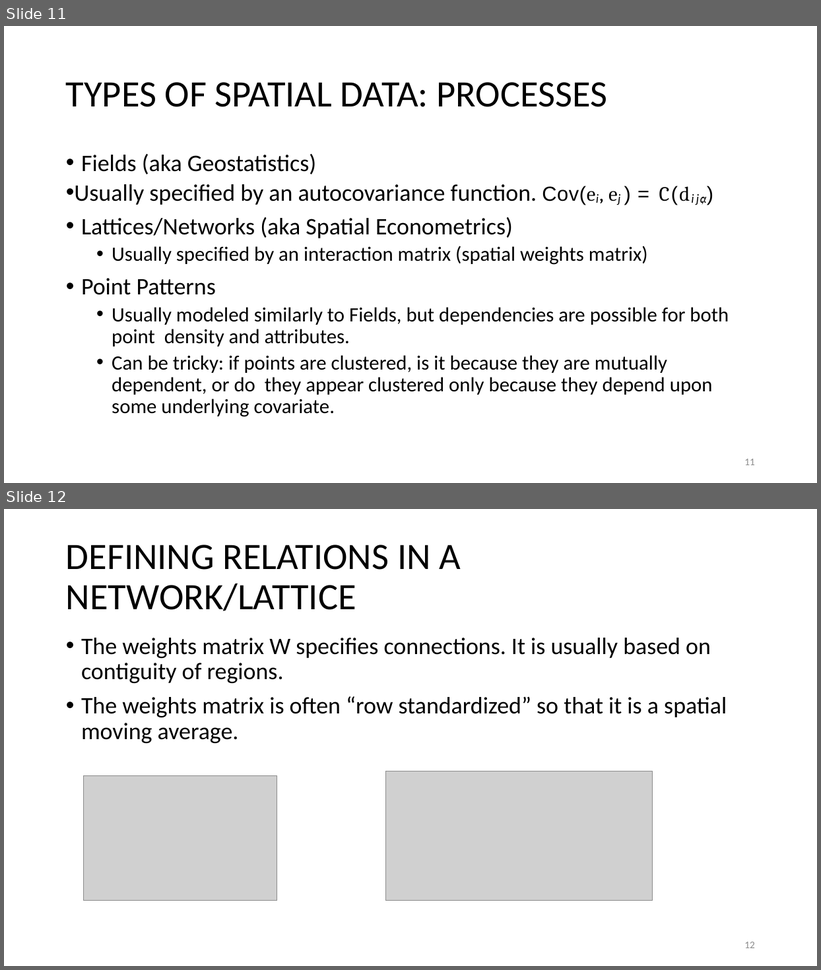
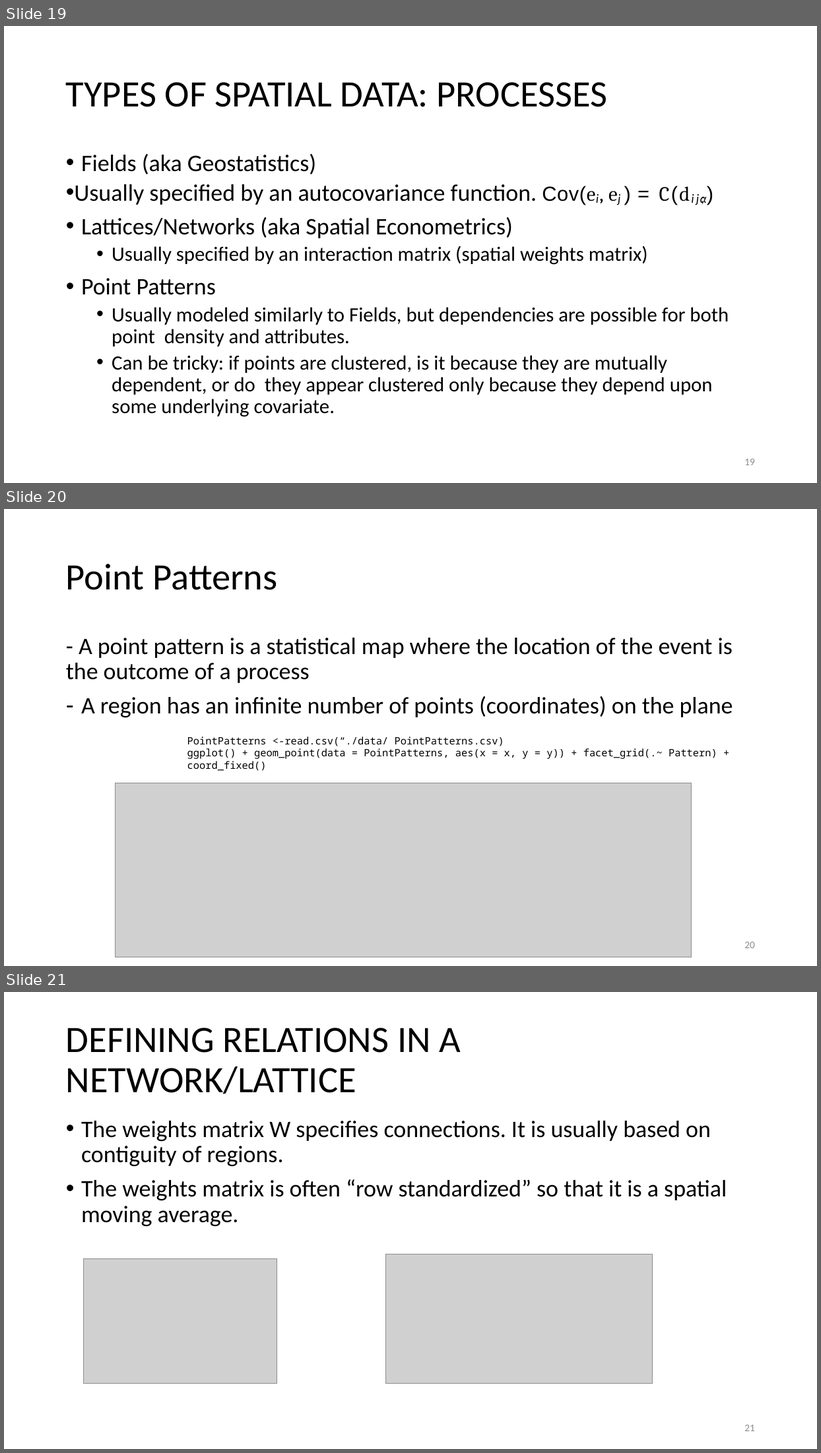
Before and after one commit to rcc-uchicago/SpatialStatistics_R, a slide deck: A QUICK INTRODUCTION TO SPATIAL STATISTICS.pptx. Shown one above the other, each under a label of ours: slides 11 and 12 before the commit, slides 19, 20 and 21 after it. The pictures are 821x970 and 821x1453 pixels, drawn with LibreOffice and Linux fonts; fonts in the diff are those of the drawing; grey boxes stand for pictures. Boxes give left, top, right and bottom in pixels: in the first picture for what was removed or moved away, otherwise in the second. Text is boxed around its words. In the diff, an @@ line names an element or a change of style, - is before the commit and + after.

```diff
--- a/A QUICK INTRODUCTION TO SPATIAL STATISTICS.pptx
+++ b/A QUICK INTRODUCTION TO SPATIAL STATISTICS.pptx
@@ slide 20 added at bbox=[4, 509, 817, 966], background #FFFFFF @@
@@ title added at bbox=[66, 564, 277, 590], 44 pt, text #000000 @@
+Point Patterns
@@ text added at bbox=[66, 638, 733, 718], 28 pt, text #000000 @@
+- A point pattern is a statistical map where the location of the event is the outcome of a process
+– A region has an infinite number of points (coordinates) on the plane
@@ text added at bbox=[187, 737, 717, 771], 12 pt, text #000000 @@
+PointPatterns <-read.csv(“./data/ PointPatterns.csv)
+ggplot() + geom_point(data = PointPatterns, aes(x = x, y = y)) + facet_grid(.~ Pattern) + coord_fixed()
@@ picture added at bbox=[116, 784, 692, 957] @@
@@ page number added at bbox=[745, 942, 755, 949], 12 pt, text #8C8C8C @@
+20
@@ what was slide 11 is now slide 19 @@
@@ page number at bbox=[745, 459, 755, 466]: text changed @@
-11
+19
@@ what was slide 12 is now slide 21 @@
@@ page number at bbox=[745, 1425, 755, 1432]: text changed @@
-12
+21
```
Also in this commit, not shown: 5 slides changed, 16 other slides added, 5 other files.
